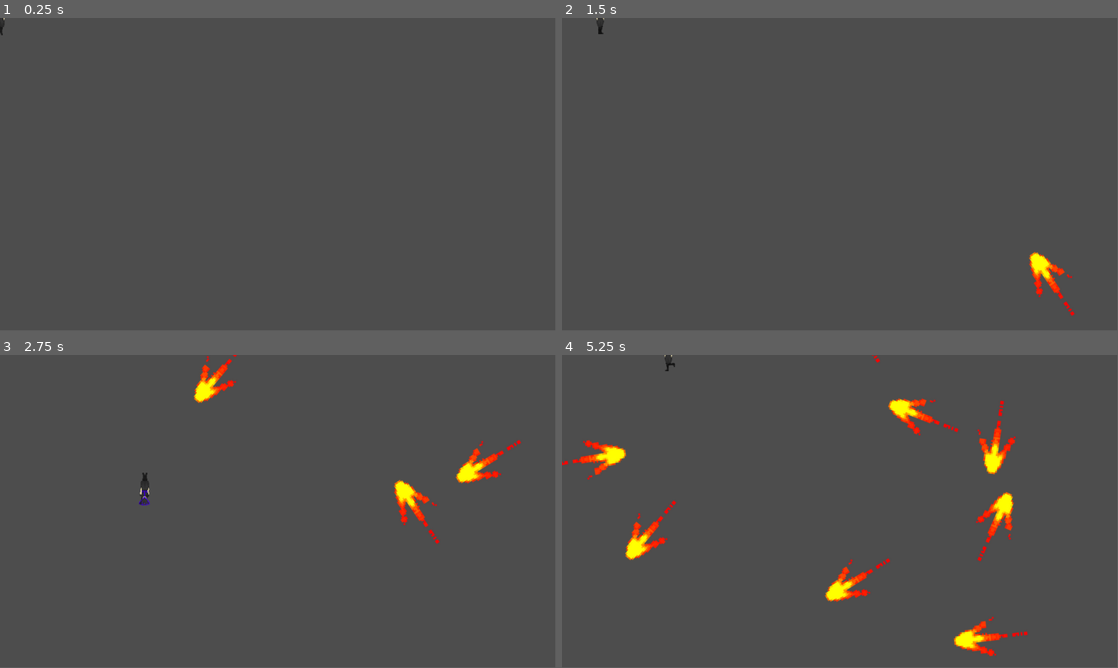
Above: before the commit, frames 1-4 (two rows, left to right).
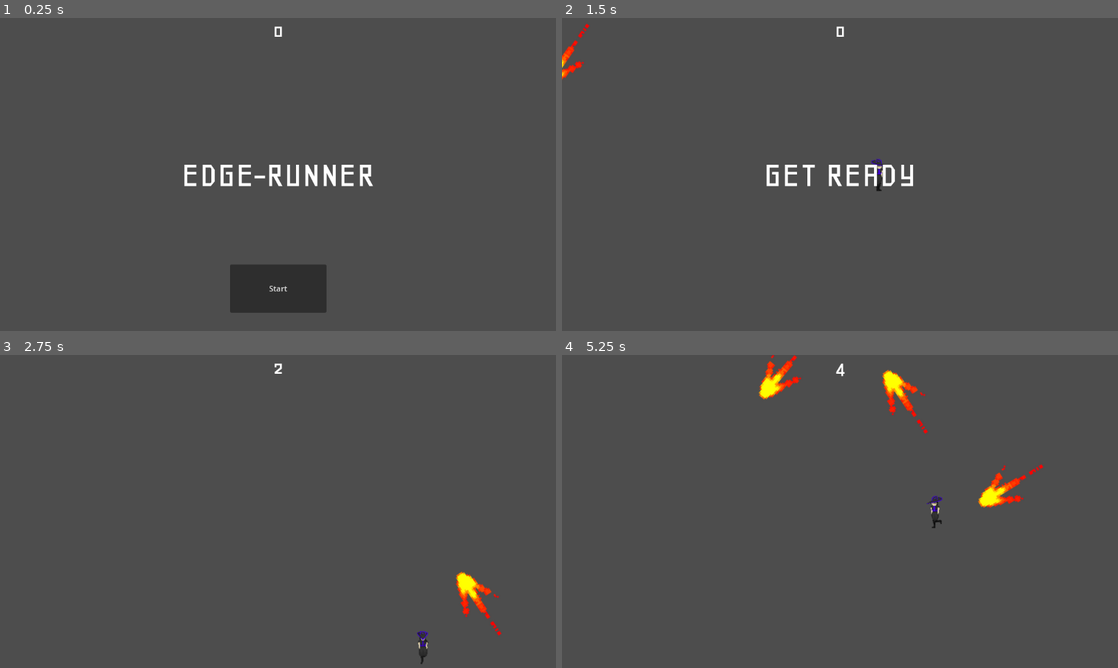
Above: after the commit, the same moments.

Repository: brtkglnski/edge-runner
Game: Godot game, scene res://mob.tscn
Two runs of this game, one before a commit and one after it. Both use one fixed random seed, a clock stepped at 60 frames per second and the inputs below.
Inputs (mouse positions are in pixels of both pictures, inside the frame that each line leads up to):
- Up to frame 1 (0.25 s): no input
- Up to frame 2 (1.5 s): click (840, 287) at 0.5 s, where only the run after the commit has a clickable "Start"; hold D (right) from 1.28 s (still down)
- Up to frame 3 (2.75 s): release D (right) at 2.03 s; hold S (down) from 2.03 s (still down)
- Up to frame 4 (5.25 s): release S (down) at 2.78 s; hold D (right) 2.78-3.53 s; hold W (up) 3.53-4.28 s; hold A (left) from 4.28 s (still down)
In our replay, the window is 799x449 before the commit and 800x450 after it. These sizes can differ from the game's own. Grey fills any space a smaller window leaves; there, only what the larger window draws over its background counts as a difference.

The runs differ from the first frame. In frame 1, 3.8% of the frame differs, in the area x 0-68%, y 0-95%; in frame 2, 1.7%; in frame 3, 2.3%; in frame 4, 5.1%, in the area x 0-87%, y 0-97%.

Commit message:
full release v1

Diff:
--- /dev/null
+++ b/edge-runner/hud.gd
@@ -0,0 +1,30 @@
+extends CanvasLayer
+
+# Notifies `Main` node that the button has been pressed
+signal start_game
+
+func show_message(text):
+	$Message.text = text
+	$Message.show()
+	$MessageTimer.start()
+
+func show_game_over():
+	show_message("Game Over")
+	# Wait until the MessageTimer has counted down.
+	await $MessageTimer.timeout
+
+	$Message.text = "EDGE-RUNNER"
+	$Message.show()
+	# Make a one-shot timer and wait for it to finish.
+	await get_tree().create_timer(1.0).timeout
+	$StartButton.show()
+
+func update_score(score):
+	$ScoreLabel.text = str(score)
+
+func _on_start_button_pressed():
+	$StartButton.hide()
+	start_game.emit()
+
+func _on_message_timer_timeout():
+	$Message.hide()
--- /dev/null
+++ b/edge-runner/hud.tscn
@@ -0,0 +1,63 @@
+[gd_scene load_steps=3 format=3 uid="uid://bmn4a64c8kcss"]
+
+[ext_resource type="Script" path="res://hud.gd" id="1_1ooj3"]
+[ext_resource type="FontFile" uid="uid://b5kslyjjxv3nt" path="res://Geo/Geo-Regular.ttf" id="2_kmuk4"]
+
+[node name="HUD" type="CanvasLayer"]
+script = ExtResource("1_1ooj3")
+
+[node name="ScoreLabel" type="Label" parent="."]
+anchors_preset = 5
+anchor_left = 0.5
+anchor_right = 0.5
+offset_left = -24.0
+offset_right = 24.0
+offset_bottom = 50.0
+grow_horizontal = 2
+theme_override_fonts/font = ExtResource("2_kmuk4")
+theme_override_font_sizes/font_size = 48
+text = "0
+"
+horizontal_alignment = 1
+vertical_alignment = 1
+
+[node name="Message" type="Label" parent="."]
+anchors_preset = 8
+anchor_left = 0.5
+anchor_top = 0.5
+anchor_right = 0.5
+anchor_bottom = 0.5
+offset_left = -237.0
+offset_top = -41.5
+offset_right = 237.0
+offset_bottom = 41.5
+grow_horizontal = 2
+grow_vertical = 2
+theme_override_fonts/font = ExtResource("2_kmuk4")
+theme_override_font_sizes/font_size = 80
+text = "EDGE-RUNNER"
+horizontal_alignment = 1
+autowrap_mode = 2
+uppercase = true
+
+[node name="StartButton" type="Button" parent="."]
+custom_minimum_size = Vector2(200, 100)
+anchors_preset = 7
+anchor_left = 0.5
+anchor_top = 1.0
+anchor_right = 0.5
+anchor_bottom = 1.0
+offset_left = -100.0
+offset_top = -138.0
+offset_right = 100.0
+offset_bottom = -38.0
+grow_horizontal = 2
+grow_vertical = 0
+text = "Start"
+
+[node name="MessageTimer" type="Timer" parent="."]
+wait_time = 2.0
+one_shot = true
+
+[connection signal="pressed" from="StartButton" to="." method="_on_start_button_pressed"]
+[connection signal="timeout" from="MessageTimer" to="." method="_on_message_timer_timeout"]
--- a/edge-runner/mob.tscn
+++ b/edge-runner/mob.tscn
@@ -1,7 +1,9 @@
-[gd_scene load_steps=5 format=3 uid="uid://dojgkitpq1ml1"]
+[gd_scene load_steps=7 format=3 uid="uid://dojgkitpq1ml1"]
 
 [ext_resource type="PackedScene" uid="uid://c8lfmcflrcsld" path="res://player.tscn" id="1_pghex"]
 [ext_resource type="PackedScene" uid="uid://bmc1chmkmd245" path="res://skillshot.tscn" id="2_ja6sp"]
+[ext_resource type="PackedScene" uid="uid://bmn4a64c8kcss" path="res://hud.tscn" id="3_j6dnk"]
+[ext_resource type="AudioStream" uid="uid://dl2b8m11ij73b" path="res://bgMusic.mp3" id="4_swiqs"]
 
 [sub_resource type="GDScript" id="GDScript_fwfer"]
 script/source = "extends Node2D
@@ -11,19 +13,23 @@
 @export var mob: PackedScene
 var score
 
-
-func _ready():
-	new_game()
-
+var bulletSpeedMin = 150
+var bulletSpeedMax = 250
 
 func game_over():
 	$ScoreTimer.stop()
 	$MobTimer.stop()
+	$HUD.show_game_over()
 
 func new_game():
 	score = 0
+	get_tree().call_group(\"skillshots\", \"queue_free\")
 	$Player.start($StartPosition.position)
 	$StartTimer.start()
+	$HUD.update_score(score)
+	$HUD.show_message(\"Get Ready\")
+	$MobTimer.start()
+	$ScoreTimer.start()
 
 
 func _on_mob_timer_timeout() -> void:
@@ -45,7 +51,8 @@
 	mob.rotation = direction
 
 	# Choose the velocity for the mob.
-	var velocity = Vector2(randf_range(150.0, 250.0), 0.0)
+	var velocity = Vector2(randf_range(bulletSpeedMin, bulletSpeedMax), 0.0)
+	print(velocity)
 	mob.linear_velocity = velocity.rotated(direction)
 
 	# Spawn the mob by adding it to the Main scene.
@@ -55,6 +62,10 @@
 	score += 1
 	$MobTimer.start()
 	$ScoreTimer.start()
+	$HUD.update_score(score)
+	bulletSpeedMin += 5
+	bulletSpeedMin += 5
+
 
 func _on_start_timer_timeout() -> void:
 	pass # Replace with function body.
@@ -74,10 +85,10 @@
 [node name="Player" parent="." instance=ExtResource("1_pghex")]
 
 [node name="StartPosition" type="Marker2D" parent="."]
+position = Vector2(577, 326)
 
 [node name="MobTimer" type="Timer" parent="."]
 wait_time = 0.5
-autostart = true
 
 [node name="ScoreTimer" type="Timer" parent="."]
 
@@ -90,7 +101,20 @@
 
 [node name="mobSpawnLocation" type="PathFollow2D" parent="MobPath"]
 
+[node name="HUD" parent="." instance=ExtResource("3_j6dnk")]
+
+[node name="AudioStreamPlayer" type="AudioStreamPlayer" parent="."]
+stream = ExtResource("4_swiqs")
+autoplay = true
+parameters/looping = true
+
+[node name="TextureRect" type="TextureRect" parent="."]
+custom_minimum_size = Vector2(1280, 720)
+offset_right = 40.0
+offset_bottom = 40.0
+
 [connection signal="hit" from="Player" to="." method="game_over"]
 [connection signal="timeout" from="MobTimer" to="." method="_on_mob_timer_timeout"]
 [connection signal="timeout" from="ScoreTimer" to="." method="_on_score_timer_timeout"]
 [connection signal="timeout" from="StartTimer" to="." method="_on_start_timer_timeout"]
+[connection signal="start_game" from="HUD" to="." method="new_game"]
--- a/edge-runner/player.gd
+++ b/edge-runner/player.gd
@@ -6,7 +6,7 @@
 # Called when the node enters the scene tree for the first time.
 func _ready():
 	screen_size = get_viewport_rect().size
-	#hide()
+	hide()
 
 # Called every frame. 'delta' is the elapsed time since the previous frame.
 func _process(delta):
@@ -34,10 +34,10 @@
 		$AnimatedSprite2D.flip_v = false
 		# See the note below about the following boolean assignment.
 		$AnimatedSprite2D.flip_h = velocity.x < 0
-	elif velocity.y != 0:
+	elif velocity.y > 0:
+		$AnimatedSprite2D.animation = "down"
+	elif velocity.y < 0:
 		$AnimatedSprite2D.animation = "up"
-		$AnimatedSprite2D.flip_v = velocity.y > 0
-
 
 
 func _on_body_entered(body):
--- a/edge-runner/player.tscn
+++ b/edge-runner/player.tscn
@@ -16,7 +16,15 @@
 [ext_resource type="Texture2D" uid="uid://1lsbuevan80t" path="res://pixil-frame-5.png" id="8_o4a3g"]
 [ext_resource type="Texture2D" uid="uid://fyr7e737xujl" path="res://pixil-frame-7-7.png" id="9_db8sf"]
 [ext_resource type="Texture2D" uid="uid://c05urbd0tngo4" path="res://pixil-frame-6.png" id="9_dlfk1"]
+[ext_resource type="Texture2D" uid="uid://hcmjsfyesj6x" path="res://pixilart-framesuwu/up1.png" id="10_imsnx"]
 [ext_resource type="Texture2D" uid="uid://b1ph1a2lsr0aj" path="res://pixil-frame-7.png" id="10_s3wl4"]
+[ext_resource type="Texture2D" uid="uid://dl5rsqdlwep78" path="res://pixilart-framesuwu/up2.png" id="11_aqp4m"]
+[ext_resource type="Texture2D" uid="uid://dkn8hy7rybhsl" path="res://pixilart-framesuwu/up3.png" id="12_mxnei"]
+[ext_resource type="Texture2D" uid="uid://d0wx674agfpqk" path="res://pixilart-framesuwu/up4.png" id="13_3yenr"]
+[ext_resource type="Texture2D" uid="uid://c1s08bbndc1bl" path="res://pixilart-framesuwu/up5.png" id="14_2k5ki"]
+[ext_resource type="Texture2D" uid="uid://clj1ud7cufxhb" path="res://pixilart-framesuwu/up6.png" id="15_g2gts"]
+[ext_resource type="Texture2D" uid="uid://b2s4med5enxkv" path="res://pixilart-framesuwu/up7.png" id="16_hhdly"]
+[ext_resource type="Texture2D" uid="uid://d4ki18o5skaq3" path="res://pixilart-framesuwu/up8.png" id="17_s2a85"]
 
 [sub_resource type="RectangleShape2D" id="RectangleShape2D_8irit"]
 size = Vector2(3.78098, 11.0141)
@@ -31,22 +39,51 @@
 "texture": ExtResource("4_fedeg")
 }, {
 "duration": 1.0,
-"texture": ExtResource("9_dlfk1")
+"texture": ExtResource("6_70qp5")
+}, {
+"duration": 1.0,
+"texture": ExtResource("5_6l11x")
 }, {
 "duration": 1.0,
 "texture": ExtResource("7_c8wdl")
 }, {
 "duration": 1.0,
-"texture": ExtResource("6_70qp5")
-}, {
-"duration": 1.0,
 "texture": ExtResource("8_o4a3g")
 }, {
 "duration": 1.0,
-"texture": ExtResource("5_6l11x")
+"texture": ExtResource("9_dlfk1")
 }, {
 "duration": 1.0,
 "texture": ExtResource("10_s3wl4")
+}],
+"loop": true,
+"name": &"down",
+"speed": 5.0
+}, {
+"frames": [{
+"duration": 1.0,
+"texture": ExtResource("10_imsnx")
+}, {
+"duration": 1.0,
+"texture": ExtResource("11_aqp4m")
+}, {
+"duration": 1.0,
+"texture": ExtResource("12_mxnei")
+}, {
+"duration": 1.0,
+"texture": ExtResource("13_3yenr")
+}, {
+"duration": 1.0,
+"texture": ExtResource("14_2k5ki")
+}, {
+"duration": 1.0,
+"texture": ExtResource("15_g2gts")
+}, {
+"duration": 1.0,
+"texture": ExtResource("16_hhdly")
+}, {
+"duration": 1.0,
+"texture": ExtResource("17_s2a85")
 }],
 "loop": true,
 "name": &"up",
@@ -96,7 +133,6 @@
 [node name="AnimatedSprite2D" type="AnimatedSprite2D" parent="."]
 scale = Vector2(0.195313, 0.195313)
 sprite_frames = SubResource("SpriteFrames_2237p")
-animation = &"up"
-frame_progress = 0.6178
+animation = &"down"
 
 [connection signal="body_entered" from="." to="." method="_on_body_entered"]
--- a/edge-runner/project.godot
+++ b/edge-runner/project.godot
@@ -14,6 +14,12 @@
 run/main_scene="res://mob.tscn"
 config/features=PackedStringArray("4.3", "Forward Plus")
 config/icon="res://icon.svg"
+
+[display]
+
+window/size/viewport_width=1153
+window/size/viewport_height=650
+window/size/resizable=false
 
 [input]
 
--- a/edge-runner/skillshot.tscn
+++ b/edge-runner/skillshot.tscn
@@ -48,7 +48,7 @@
 
 [sub_resource type="RectangleShape2D" id="RectangleShape2D_1jnx8"]
 
-[node name="Mob" type="RigidBody2D"]
+[node name="Mob" type="RigidBody2D" groups=["skillshots"]]
 collision_mask = 0
 gravity_scale = 0.0
 script = SubResource("GDScript_5lfrh")
Binary file added: edge-runner/Geo/Geo-Italic.ttf
Not shown, added: edge-runner/Geo/Geo-Italic.ttf.import
Binary file added: edge-runner/Geo/Geo-Regular.ttf
Not shown, added: edge-runner/Geo/Geo-Regular.ttf.import
Not shown, added: edge-runner/Geo/OFL.txt
Not shown, added: edge-runner/bgMusic.mp3.import
Binary file added: edge-runner/pixilart-framesuwu/up1.png
Not shown, added: edge-runner/pixilart-framesuwu/up1.png.import
Binary file added: edge-runner/pixilart-framesuwu/up2.png
Not shown, added: edge-runner/pixilart-framesuwu/up2.png.import
Binary file added: edge-runner/pixilart-framesuwu/up3.png
Not shown, added: edge-runner/pixilart-framesuwu/up3.png.import
(and 12 more such lines)
